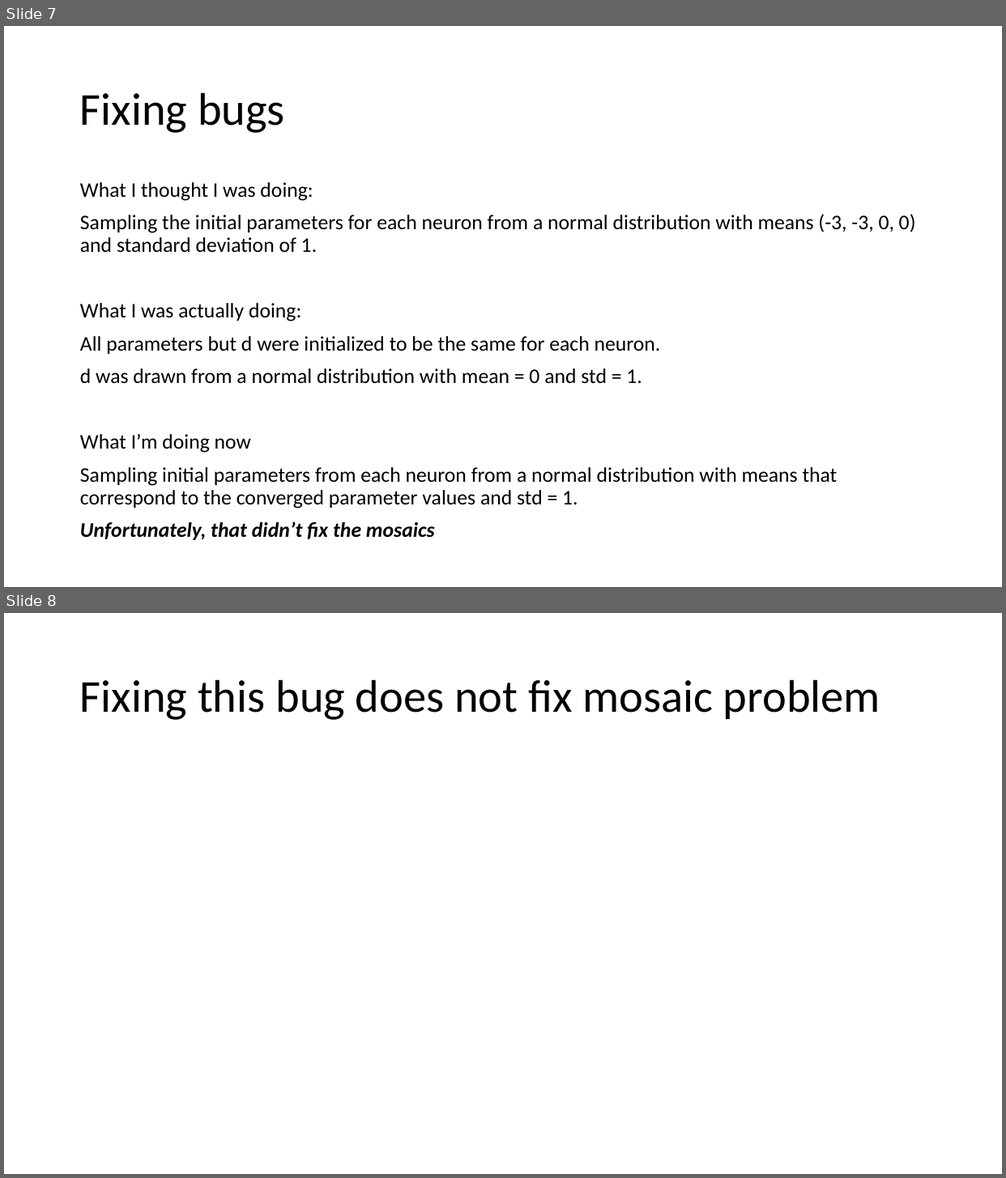
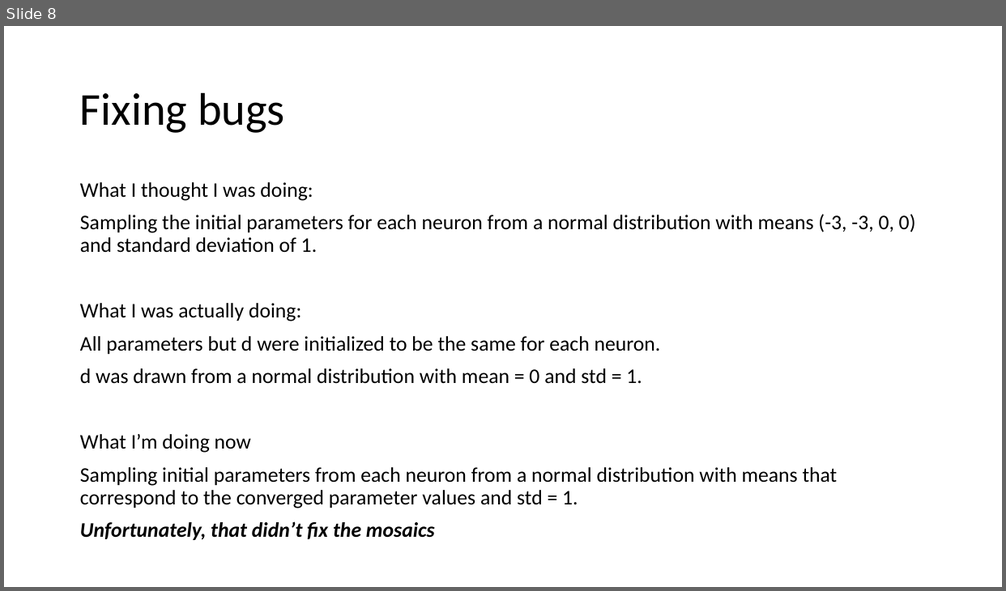
Before and after one commit to pearsonlab/efficientcodingcolor, a slide deck: Meetings/February_14th_2024.pptx. Shown one above the other, each under a label of ours: slides 7 and 8 before the commit, slide 8 after it. The pictures are 1006x1178 and 1006x591 pixels, drawn with LibreOffice and Linux fonts; fonts in the diff are those of the drawing. Boxes give left, top, right and bottom in pixels: in the first picture for what was removed or moved away, otherwise in the second. Text is boxed around its words. In the diff, an @@ line names an element or a change of style, - is before the commit and + after.

```diff
--- a/Meetings/February_14th_2024.pptx
+++ b/Meetings/February_14th_2024.pptx
@@ slide 8 removed at (4,613,1002,1174), background #FFFFFF @@
@@ title removed at (80,679,880,720) @@
-Fixing this bug does not fix mosaic problem
@@ what was slide 7 is now slide 8 @@
```
Also in this commit, not shown: 2 slides changed, 3 slides added, 2 other slides removed, 3 other files.
